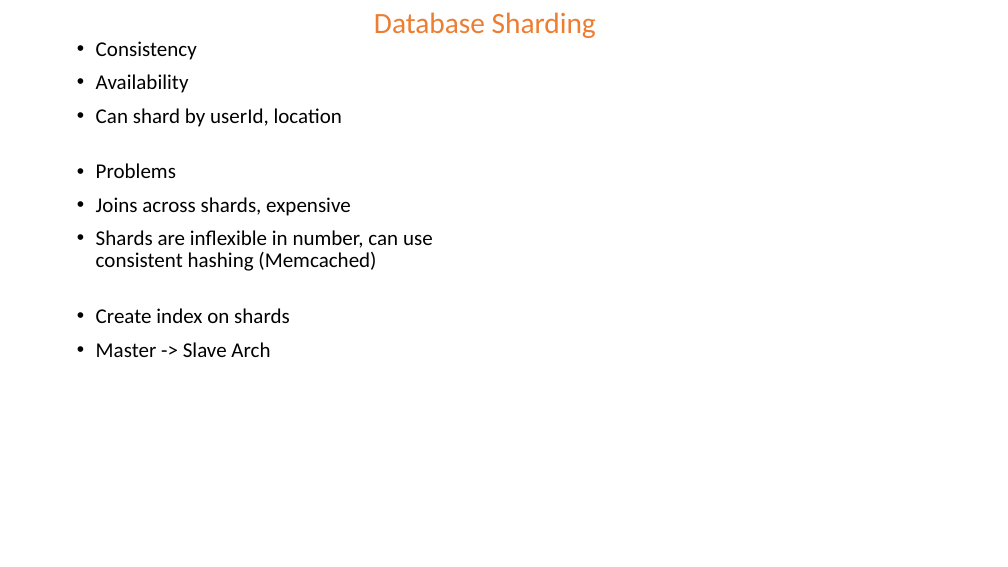
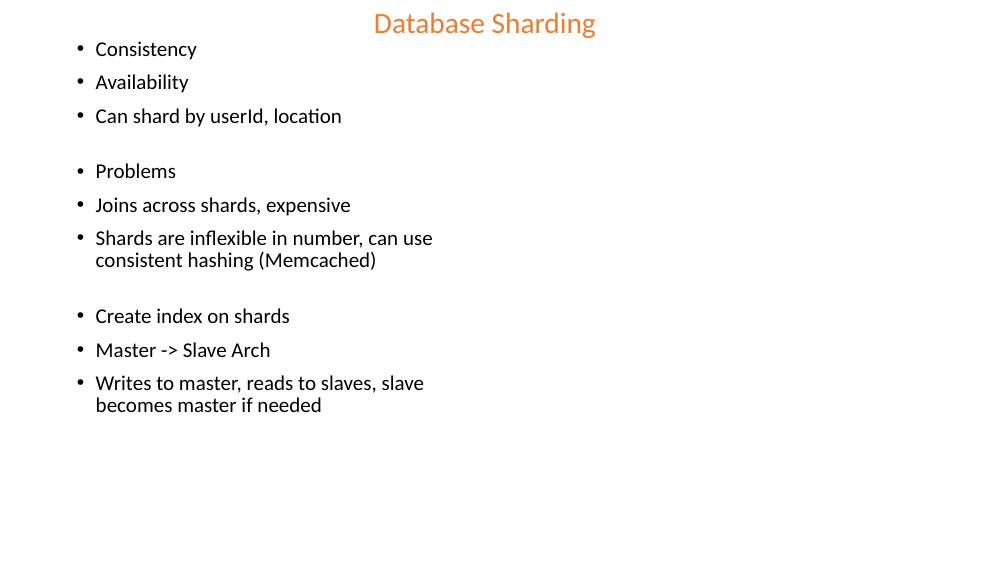
Before and after one commit to the-potato-man/Leetcode, a slide deck: slide 5 of design/System Design Notes.pptx. Drawn at 1008x567 pixels with LibreOffice and Linux fonts; fonts in the diff are those of the drawing. Boxes give left, top, right and bottom in pixels: in the first picture for what was removed or moved away, otherwise in the second. Text is boxed around its words. In the diff, an @@ line names an element or a change of style, - is before the commit and + after.

```diff
--- a/design/System Design Notes.pptx
+++ b/design/System Design Notes.pptx
@@ text at [96,375,425,412]: paragraph added @@
+• Writes to master, reads to slaves, slave becomes master if needed
```
Also in this commit, not shown: 2 slides added.
